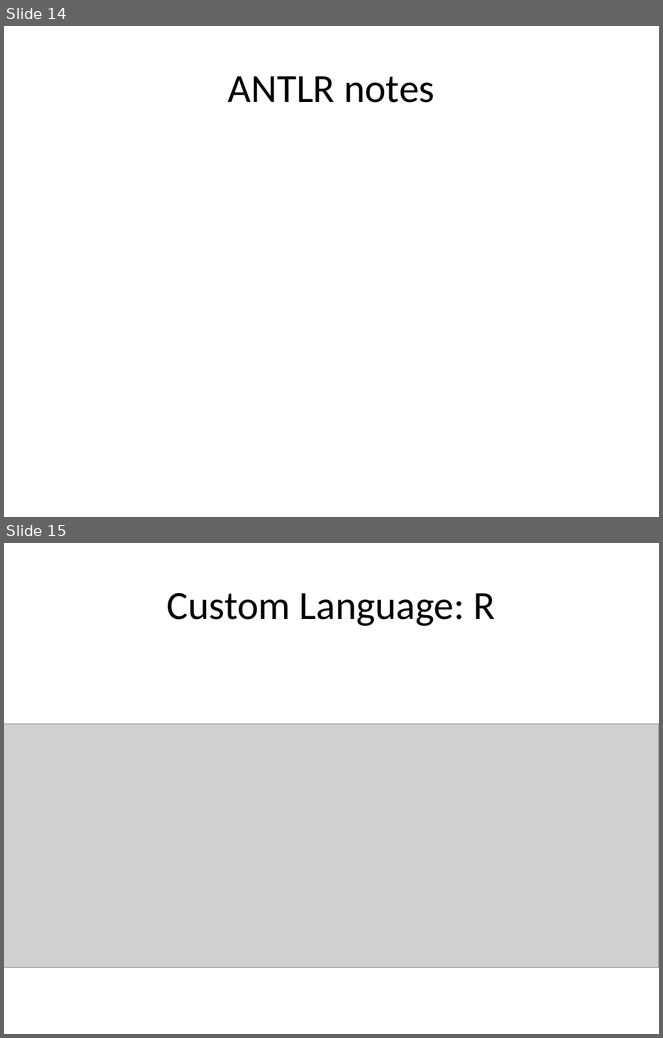
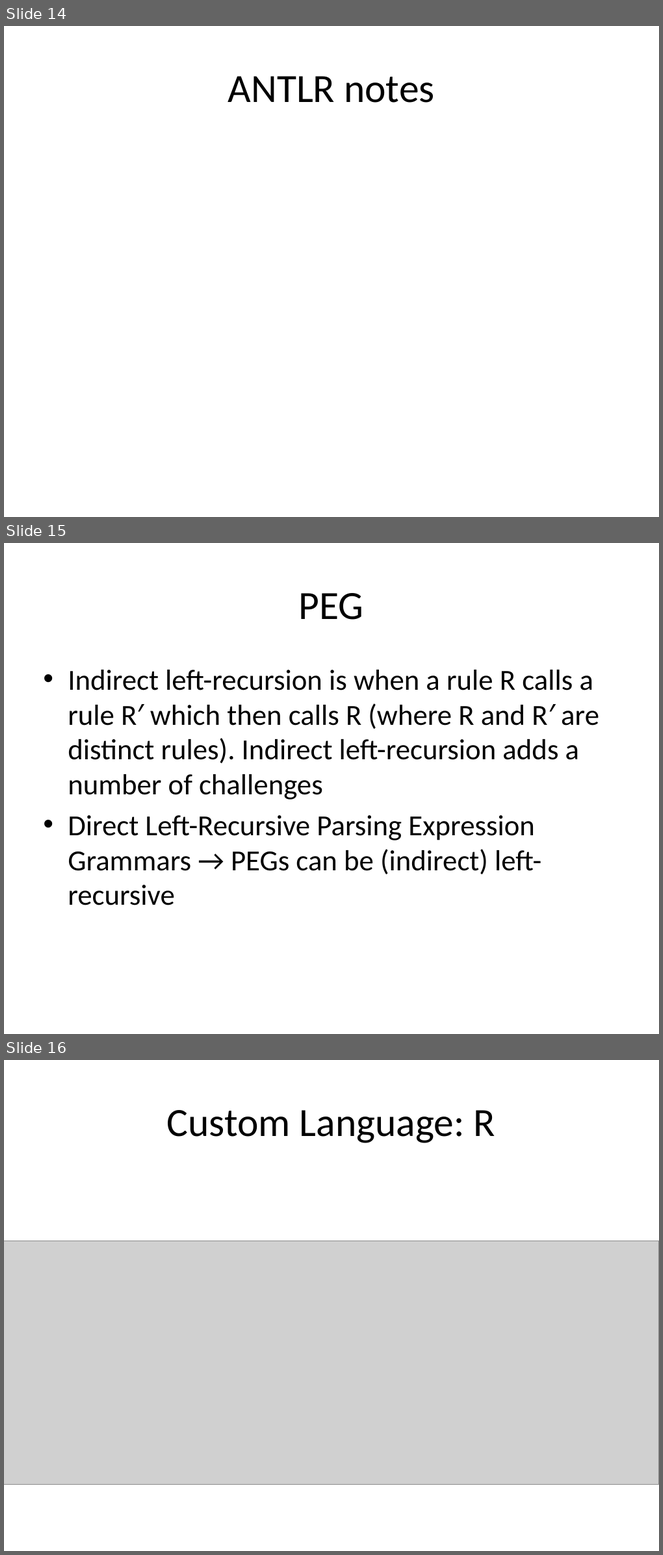
Before and after one commit to holgerbrandl/r4intellij, a slide deck: R4Intellij.pptx. Shown one above the other, each under a label of ours: slides 14 and 15 before the commit, slides 14, 15 and 16 after it. The pictures are 663x1038 and 663x1555 pixels, drawn with LibreOffice and Linux fonts; fonts in the diff are those of the drawing; grey boxes stand for pictures. Boxes give left, top, right and bottom in pixels: in the first picture for what was removed or moved away, otherwise in the second. Text is boxed around its words. In the diff, an @@ line names an element or a change of style, - is before the commit and + after.

```diff
--- a/R4Intellij.pptx
+++ b/R4Intellij.pptx
@@ slide 15 added at [4, 543, 659, 1034], background #FFFFFF @@
@@ title added at [299, 593, 364, 620], 44 pt, text #000000 @@
+PEG
@@ text added at [68, 670, 599, 906], 32 pt, text #000000 @@
+• Indirect left-recursion is when a rule R calls a rule R′ which then calls R (where R and R′ are distinct rules). Indirect left-recursion adds a number of challenges
+• Direct Left-Recursive Parsing Expression Grammars → PEGs can be (indirect) left-recursive
@@ what was slide 15 is now slide 16 @@
```
Also in this commit, not shown: 1 other file.
